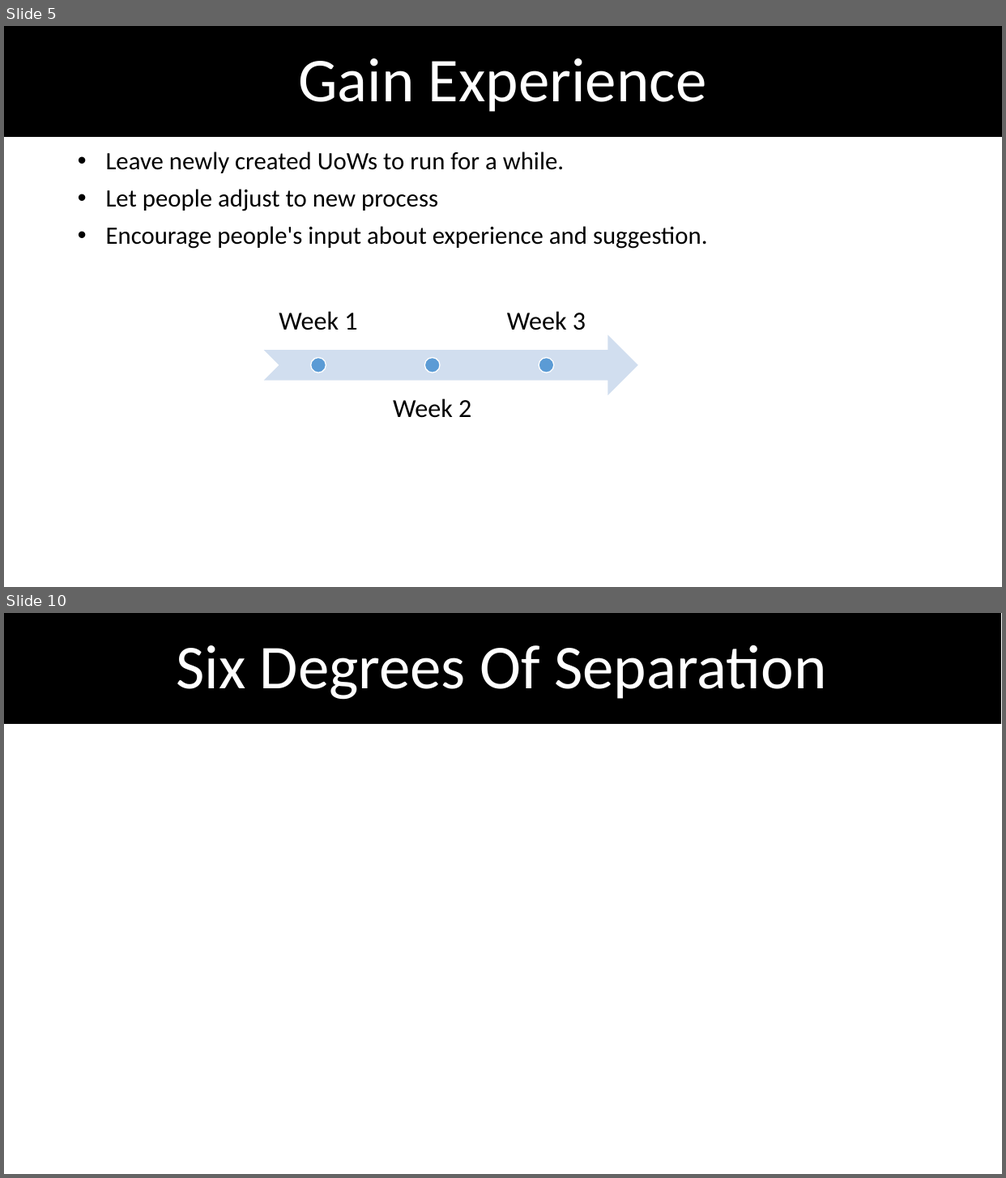
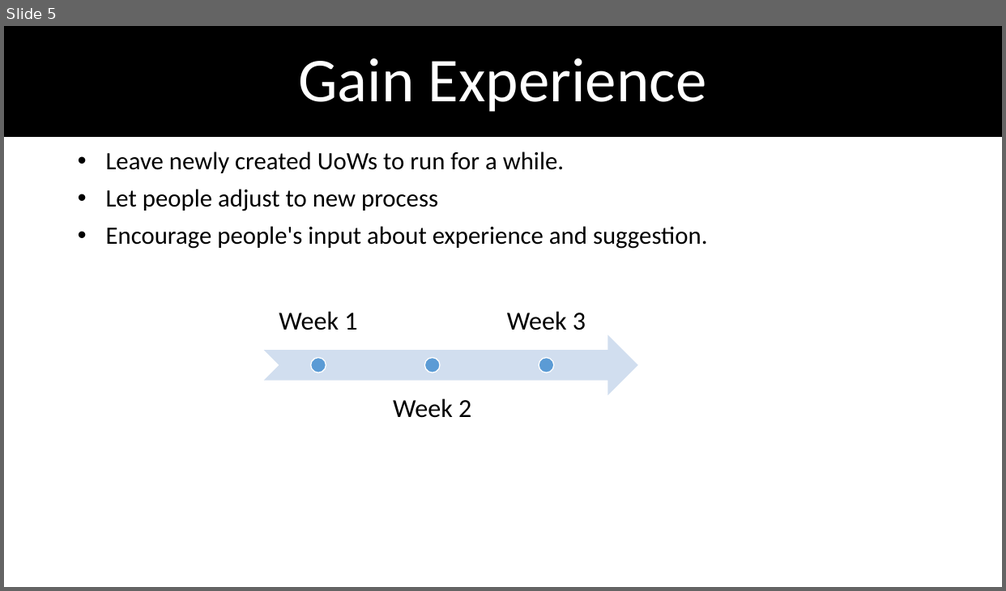
Before and after one commit to dimokgit/ICE, a slide deck: UnitOfWork.pptx. Shown one above the other, each under a label of ours: slides 5 and 10 before the commit, slide 5 after it; the slides between them are not shown. The pictures are 1006x1178 and 1006x591 pixels, drawn with LibreOffice and Linux fonts; fonts in the diff are those of the drawing. Boxes give left, top, right and bottom in pixels: in the first picture for what was removed or moved away, otherwise in the second. Text is boxed around its words. In the diff, an @@ line names an element or a change of style, - is before the commit and + after.

```diff
--- a/UnitOfWork.pptx
+++ b/UnitOfWork.pptx
@@ slide 10 removed at bbox=[4, 613, 1002, 1174], background #FFFFFF @@
@@ title removed at bbox=[4, 613, 1000, 724] @@
-Six Degrees Of Separation
```
Also in this commit, not shown: 7 slides changed, 1 slide added.
